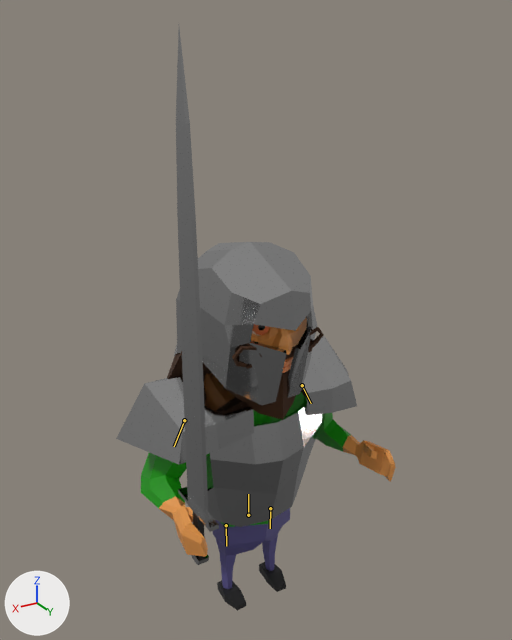
What one commit did to the glTF model Models/Dude.glb.
One viewpoint serves both versions: a camera (50 mm lens) standing at (2.7, 4.63, 5.09) and looking at (-0.07, 0.02, 2.79). The lights are fixed; the arrows at lower left show +X, +Y and +Z. The bones that bend it are drawn over the model as lines.

The first picture shows 'Body', 'FacialHair5', 'KnightArmor', 'KnightHelmet', 'Prop_Sword'.
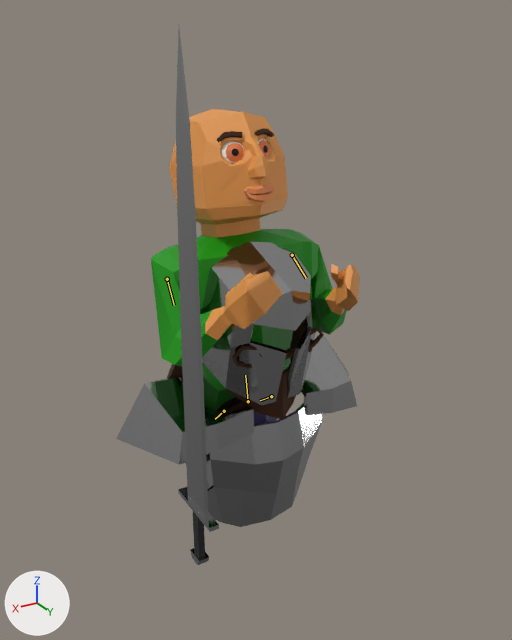
The newer file adds an action. The first version stands in its rest pose; the second is drawn at frame 61 of the action 'SitDown'.

What differs and where, as boxes [x1, y1, x2, y2] in the pictures (512 x 640 px):
'Body', posed (18% narrower, 8% taller): before [141, 318, 396, 611]; after [151, 109, 360, 425]
bone 'Root', root to tip: before (248, 515) to (248, 494); after (248, 401) to (245, 375)
bone 'Arm_R', root to tip: before (184, 420) to (174, 446); after (167, 279) to (174, 305)
bone 'Arm_L', root to tip: before (302, 385) to (311, 403); after (292, 255) to (306, 278)
bone 'Leg_R', root to tip: before (226, 525) to (226, 546); after (224, 411) to (215, 419)
bone 'Leg_L', root to tip: before (270, 508) to (270, 528); after (271, 396) to (260, 400)

What the commit changed:
Bone 'Root' (bone_root) moves from (0.0, 0.0, 0.0) to (0.0, 1.209, 0.0).
Bone 'Root' (bone_root) turns from (0, 0, 0) to (10, 0, 0) degrees about its own x, y and z.
Bone 'Arm_R' (bone_arm_r) turns from (0, 0, 0) to (-42, -20, 0) degrees about its own x, y and z.
Bone 'Arm_L' (bone_arm_l) turns from (0, 0, 0) to (-35, 14, 5) degrees about its own x, y and z.
Bone 'Leg_R' (bone_leg_r) turns from (0, 0, 0) to (-55, 0, 0) degrees about its own x, y and z.
Bone 'Leg_L' (bone_leg_l) turns from (0, 0, 0) to (-65, 0, 0) degrees about its own x, y and z.
